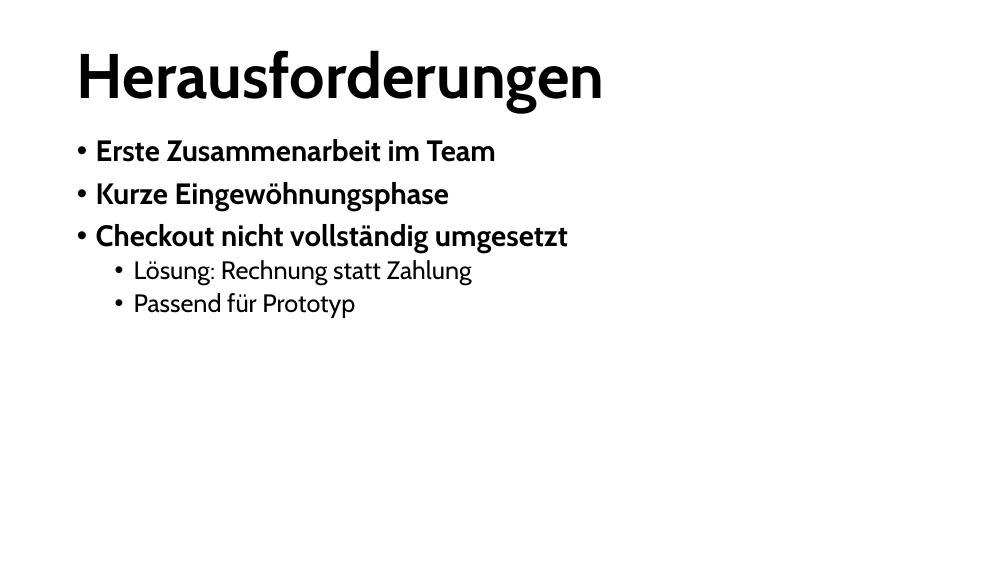
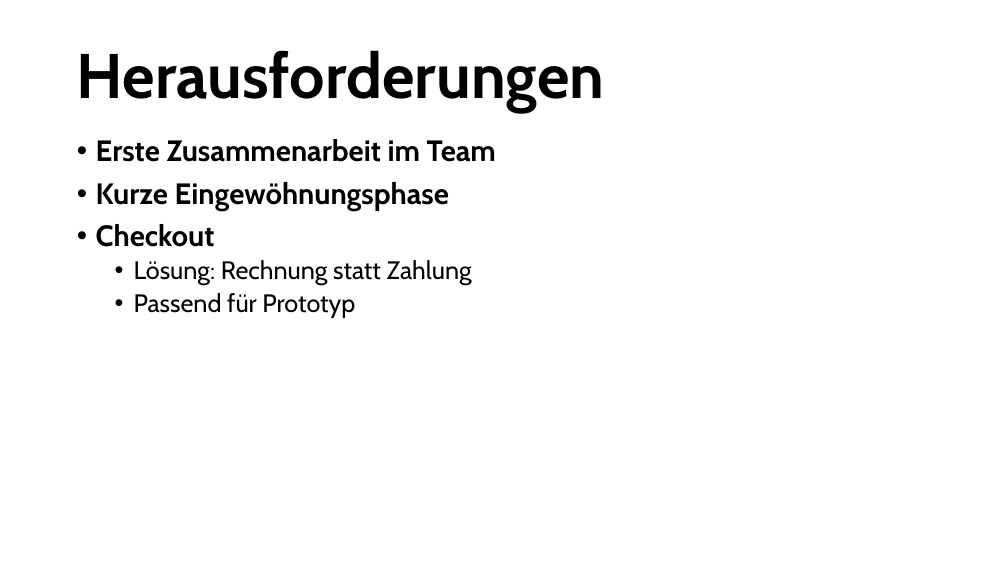
Before and after one commit to HalbmayrJulian/JHLB-BerchtoldHolzbauplanWebshop, a slide deck: slide 12 of Webshop_Berchtold/Endpräsentation_Webshop.pptx. Drawn at 1008x567 pixels with LibreOffice and Linux fonts; fonts in the diff are those of the drawing. Boxes give left, top, right and bottom in pixels: in the first picture for what was removed or moved away, otherwise in the second. Text is boxed around its words. In the diff, an @@ line names an element or a change of style, - is before the commit and + after.

```diff
--- a/Webshop_Berchtold/Endpräsentation_Webshop.pptx
+++ b/Webshop_Berchtold/Endpräsentation_Webshop.pptx
@@ text at box(96, 224, 215, 247): text changed @@
-• Checkout nicht vollständig umgesetzt
+• Checkout
```
Also in this commit, not shown: 1 other slide changed, 6 other files.
